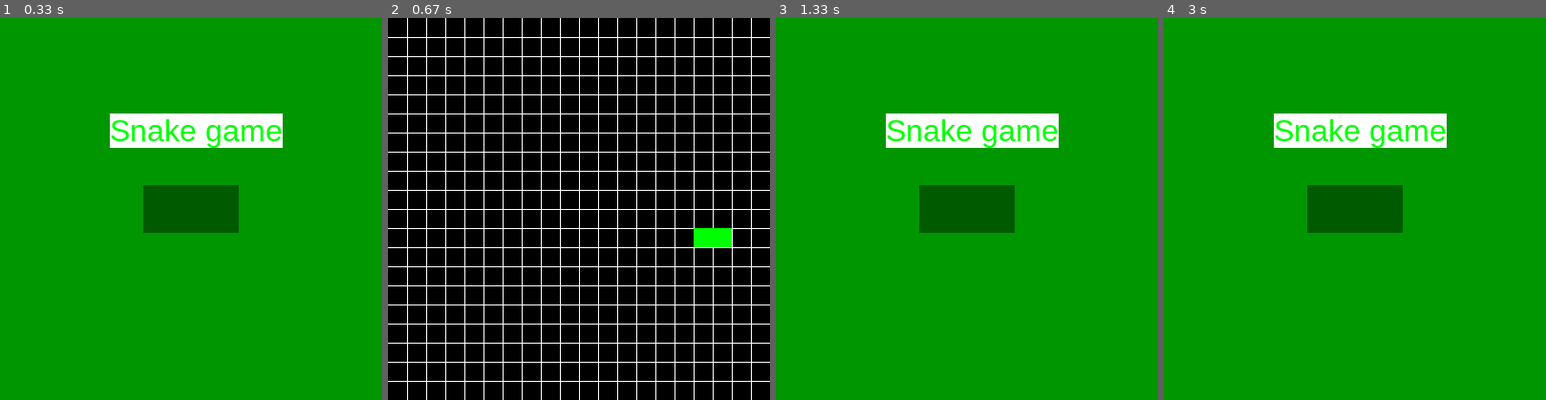
Above: before the commit, frames 1-4 (left to right).
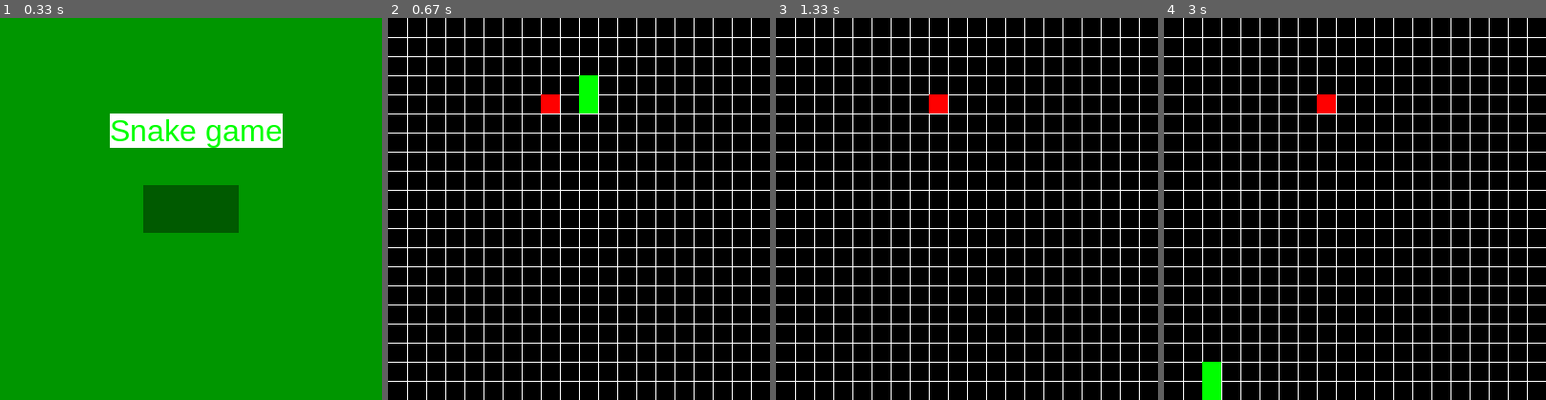
Above: after the commit, the same moments.

Repository: bogdns/bin_project
Game: pygame game, started from game.py
The game is run twice, just before and just after one commit, with the same random seed, the same clock (stepped at 60 frames per second) and the same inputs.
Inputs (mouse positions are in pixels of both pictures, inside the frame that each line leads up to):
- Up to frame 1 (0.33 s): no input
- Up to frame 2 (0.67 s): press the mouse at (556, 197) at 0.37 s; move the mouse to (609, 197) at 0.47 s; release the mouse at (666, 201) at 0.6 s
- Up to frame 3 (1.33 s): hold Right 0.67-1.13 s; hold Down from 1.17 s (still down)
- Up to frame 4 (3 s): release Down at 1.47 s; hold Up 1.5-1.97 s; hold Left 2-2.53 s; hold Right 2.57-2.87 s; hold Up from 2.9 s (still down)

Frame 1 is identical in both runs. In frame 2, 1.2% of the frame differs, in the area x 40-90%, y 15-60%; in frame 3, 100%, in the area x 0-100%, y 0-100%; in frame 4, 100%.

Commit message:
merge bogdan work

Diff:
--- a/food.py
+++ b/food.py
@@ -1,4 +1,4 @@
-from random import randrange
+from random import choice
 from setting import *
 import pygame as pg
 
@@ -8,26 +8,37 @@
         self.pos = (0, 0)  # init pos of a food
         self.distanceBetween = WIDTH // ROWS
         self.screen = window
+        self.free_cells = set()  # cells which are free to place food
+        for i in range(ROWS):
+            for j in range(ROWS):
+                self.free_cells.add((i, j))
+        self.cords = self.calculate_pos([(ROWS // 2, ROWS // 2), (ROWS // 2, ROWS // 2 - 1)])
+        self.ate = 0
 
     def calculate_pos(self, snake_pos):
-        pass
         """
         calculates position of a food
         """
+        return choice(list(self.free_cells.difference(set(snake_pos))))  # return position. cortege
 
-        return cords  # return position. cortege
-
-    def draw_food(self, snake_pos):
+    def draw_food(self):
         """
         spawns like cells of the snake
         """
-        pg.draw.rect(self.screen, (0, 255, 0),
-                     (self.calculate_pos(snake_pos), self.distanceBetween, self.distanceBetween))
+        pg.draw.rect(self.screen, (255, 0, 0),
+                     (self.cords[0] * self.distanceBetween,
+                      self.cords[1] * self.distanceBetween,
+                      self.distanceBetween,
+                      self.distanceBetween))
 
     def update(self, snake_pos):
         """
         spawns food with library randint
         gets deque with positions of the snake and returns pos of the food
         """
-        self.draw_food(snake_pos)
+        self.ate = 0
+        if snake_pos[-1] == self.cords:  # поедание еды
+            self.cords = self.calculate_pos(snake_pos)
+            self.ate = 1
+        self.draw_food()
         # TODO
--- a/game.py
+++ b/game.py
@@ -2,5 +2,5 @@
 import pygame as pg
 
 pg.init()
-screen = Window()
-screen.update_display()
+window = Window()
+window.update_display()
--- a/snake.py
+++ b/snake.py
@@ -7,33 +7,37 @@
     def __init__(self, window):
         self.pos = deque()  # positions of the snake(what cells is it on)
         self.pos.append((ROWS // 2, ROWS // 2))  # places head of the snake in the center
-        self.pos.append((ROWS // 2 + 1, ROWS // 2 + 1))  # places body of the snake in the center
+        self.pos.append((ROWS // 2, ROWS // 2 - 1))  # places body of the snake in the center
         self.window = window
-        self.directionX = 1
-        self.directionY = 0
+        self.direction_x = 0
+        self.direction_y = -1
         self.distanceBetween = WIDTH // ROWS
+        self.tail = self.pos[0]
 
     def draw_green_cell(self, cords):
         pg.draw.rect(self.window, (0, 255, 0), (*cords, self.distanceBetween, self.distanceBetween))
 
-    def update(self):
+    def update(self, ate):
         key = pg.key.get_pressed()
-        if key[pg.K_RIGHT]:
-            self.directionX = 1
-            self.directionY = 0
-        if key[pg.K_LEFT]:
-            self.directionX = -1
-            self.directionY = 0
-        if key[pg.K_UP]:
-            self.directionY = -1
-            self.directionX = 0
-        if key[pg.K_DOWN]:
-            self.directionY = 1
-            self.directionX = 0
+        if key[pg.K_RIGHT] and self.direction_x != -1:
+            self.direction_x = 1
+            self.direction_y = 0
+        elif key[pg.K_LEFT] and self.direction_x != 1:
+            self.direction_x = -1
+            self.direction_y = 0
+        elif key[pg.K_UP] and self.direction_y != 1:
+            self.direction_y = -1
+            self.direction_x = 0
+        elif key[pg.K_DOWN] and self.direction_y != -1:
+            self.direction_y = 1
+            self.direction_x = 0
+        if ate:
+            self.pos.appendleft(self.tail)
 
-        self.pos.append((self.pos[-1][0] + self.directionX,
-                         self.pos[-1][1] + self.directionY))
-        self.pos.popleft()
+        self.pos.append((self.pos[-1][0] + self.direction_x,
+                         self.pos[-1][1] + self.direction_y))
+
+        self.tail = self.pos.popleft()
 
         for cords in self.pos:
             x = cords[0]
--- a/window.py
+++ b/window.py
@@ -1,6 +1,7 @@
 from snake import *
 import pygame as pg
 from death import *
+from food import *
 
 
 class Window:
@@ -12,13 +13,17 @@
         self.distanceBetween = WIDTH // ROWS
         self.snake = Snake(self.window)
         self.clock = pg.time.Clock()
-        self.menu = True
-        self.gameb = False
-        self.death = False
-        self.font = pg.font.SysFont('arial', 32)
+        self.menu = True  # for menu: false - not working menu; true - working menu
+        self.gameb = False  # for game: false - not working game; true - working game
+        self.death = False  # for snake: false - not death; true - snake death
+        self.font = pg.font.SysFont('arial', 32)  # fonts
         self.Death = Death(self.snake.pos, self.window, self.death)
+        self.food = Food(self.window)
 
     def draw_matrix(self):
+        """
+        method for making matrix
+        """
         matrixX = 0
         matrixY = 0
         for i in range(ROWS):
@@ -28,6 +33,9 @@
             pg.draw.line(self.window, (255, 255, 255), (0, matrixY), (WIDTH, matrixY))
 
     def main_menu(self):
+        """
+        launch main menu method
+        """
         while self.menu:
             self.window.fill((0, 150, 0))
             self.menu_update()
@@ -38,17 +46,22 @@
             pg.display.update()
 
     def game(self):
+        """
+        launch game method
+        """
         while self.gameb:
             self.clock.tick(20)
             self.draw_matrix()
-            self.snake.update()
-            self.death = self.Death.field_check()
+            self.snake.update(self.food.ate)
+            self.food.update(self.snake.pos)
+
+            self.death = self.Death.field_check()  # checking snake death
             if self.death is True:
-                self.menu = True
-                self.gameb = False
-                self.snake.pos.clear()
-                self.snake.pos.append((ROWS // 2, ROWS // 2))  # places head of the snake in the center
-                self.snake.pos.append((ROWS // 2 + 1, ROWS // 2 + 1))  # places body of the snake in the center
+                self.menu = True  # menu open
+                self.gameb = False  # game close
+                self.snake.pos.clear()  # cleareing last game snake body
+                self.snake.pos.append((ROWS // 2, ROWS // 2))  # places head of the snake start in the center
+                self.snake.pos.append((ROWS // 2, ROWS // 2 - 1))  # places body of the snake start in the center
 
             for event in pg.event.get():
                 if event.type == pg.QUIT:
@@ -59,16 +72,22 @@
             self.window.fill((0, 0, 0))
 
     def update_display(self):
+        """
+        method for running all windows, which we need to open
+        """
         while True:
             self.main_menu()
             self.game()
 
     def menu_update(self):
+        """
+        method updating menu icons and text
+        """
         main_text = self.font.render("Snake game", 1, (0, 255, 0), (255, 255, 255))
         play_text = self.font.render("Play", 1, (255, 0, 0), (255, 255, 255))
 
-        mouse = pg.mouse.get_pos()
-        click = pg.mouse.get_pressed()
+        mouse = pg.mouse.get_pos()  # using cordinates of mouse of player
+        click = pg.mouse.get_pressed()  # using click check of mouse of player
 
         self.window.blit(main_text, ((WIDTH - 170) // 2, HEIGHT // 4))
         self.window.blit(play_text, ((WIDTH - 100) // 2, (HEIGHT - 50) // 2))
@@ -78,6 +97,6 @@
                 mouse[1] <= (HEIGHT // 2)):
             pg.draw.rect(self.window, (0, 255, 0), ((WIDTH - 100) // 2, (HEIGHT - 50) // 2, 100, 50))
             if click[0] == 1:
-                self.menu = False
-                self.death = False
-                self.gameb = True
+                self.menu = False  # menu close
+                self.death = False  # death snake is turning off
+                self.gameb = True  # open the game
